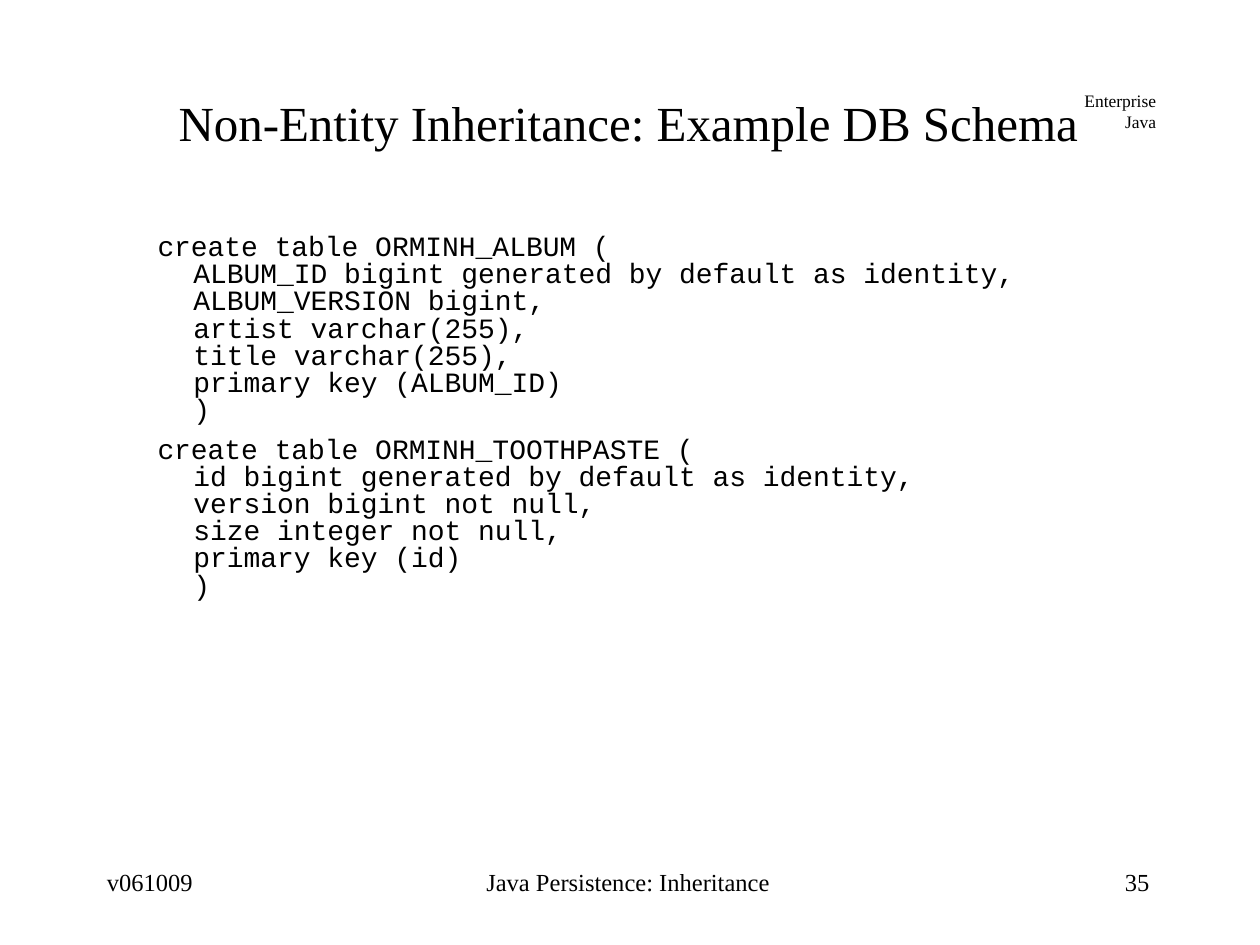
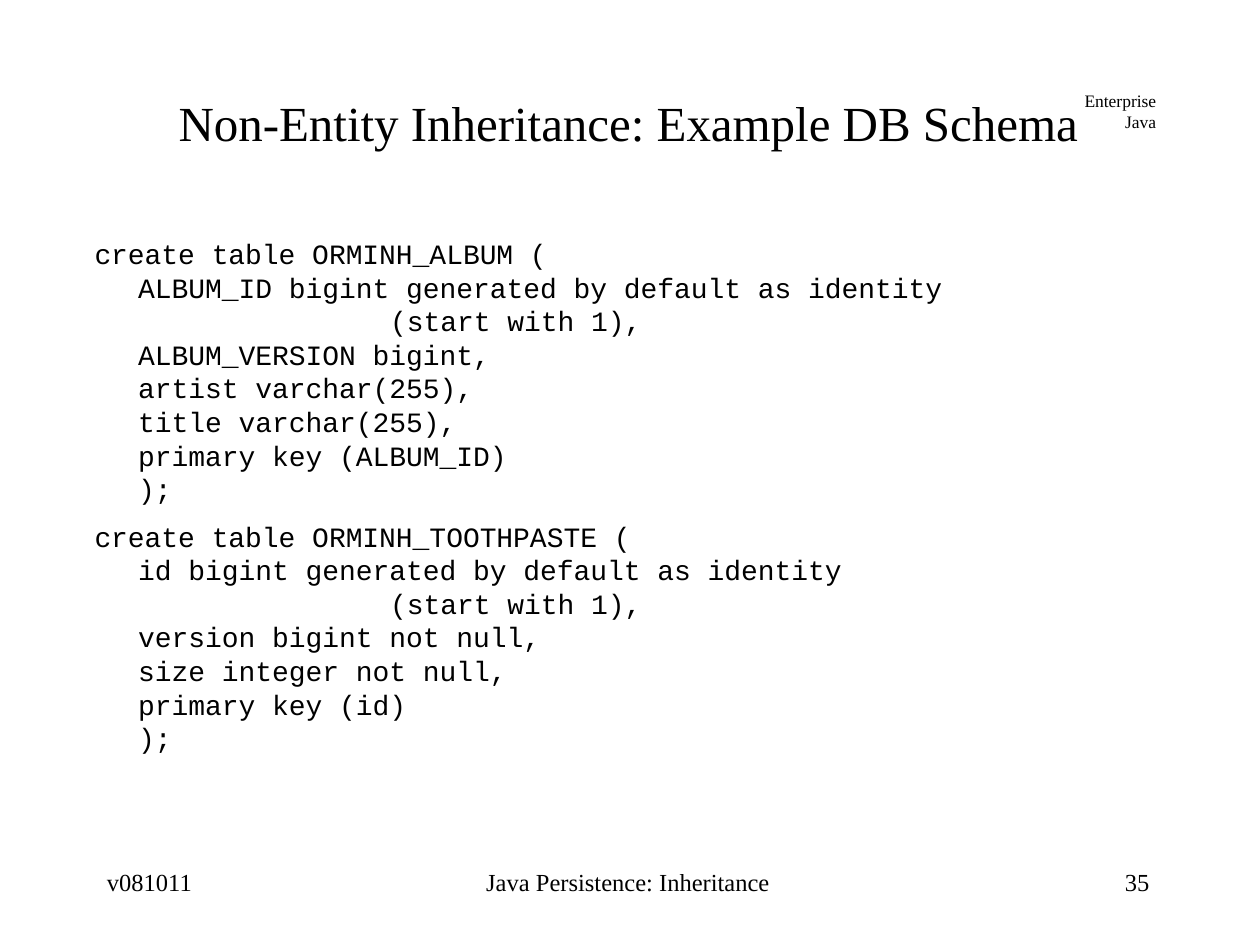
Before and after one commit to jcstaff/ejava-javaee, a slide deck: slide 35 of ormInheritance/src/site/resources/lectures/ormInheritance.ppt. Drawn at 1260x945 pixels with LibreOffice and Linux fonts; fonts in the diff are those of the drawing. Boxes give left, top, right and bottom in pixels: in the first picture for what was removed or moved away, otherwise in the second. Text is boxed around its words. In the diff, an @@ line names an element or a change of style, - is before the commit and + after.

```diff
--- a/ormInheritance/src/site/resources/lectures/ormInheritance.ppt
+++ b/ormInheritance/src/site/resources/lectures/ormInheritance.ppt
@@ text at <box>94,244,942,721</box>: text changed @@
-  create table ORMINH_ALBUM (
-  ALBUM_ID bigint generated by default as identity,
-  ALBUM_VERSION bigint,
-  artist varchar(255),
-  title varchar(255),
-  primary key (ALBUM_ID)
-  )
-  create table ORMINH_TOOTHPASTE (
-  id bigint generated by default as identity,
-  version bigint not null,
-  size integer not null,
-  primary key (id)
-  )
+create table ORMINH_ALBUM (
+ALBUM_ID bigint generated by default as identity
+(start with 1),
+ALBUM_VERSION bigint,
+artist varchar(255),
+title varchar(255),
+primary key (ALBUM_ID)
+);
+create table ORMINH_TOOTHPASTE (
+id bigint generated by default as identity
+(start with 1),
+version bigint not null,
+size integer not null,
+primary key (id)
+);
@@ text at <box>107,874,192,892</box>: text changed @@
-v061009
+v081011
```
Also in this commit, not shown: 41 other slides changed, 3 slides added, 2 slides removed, 23 other files.
